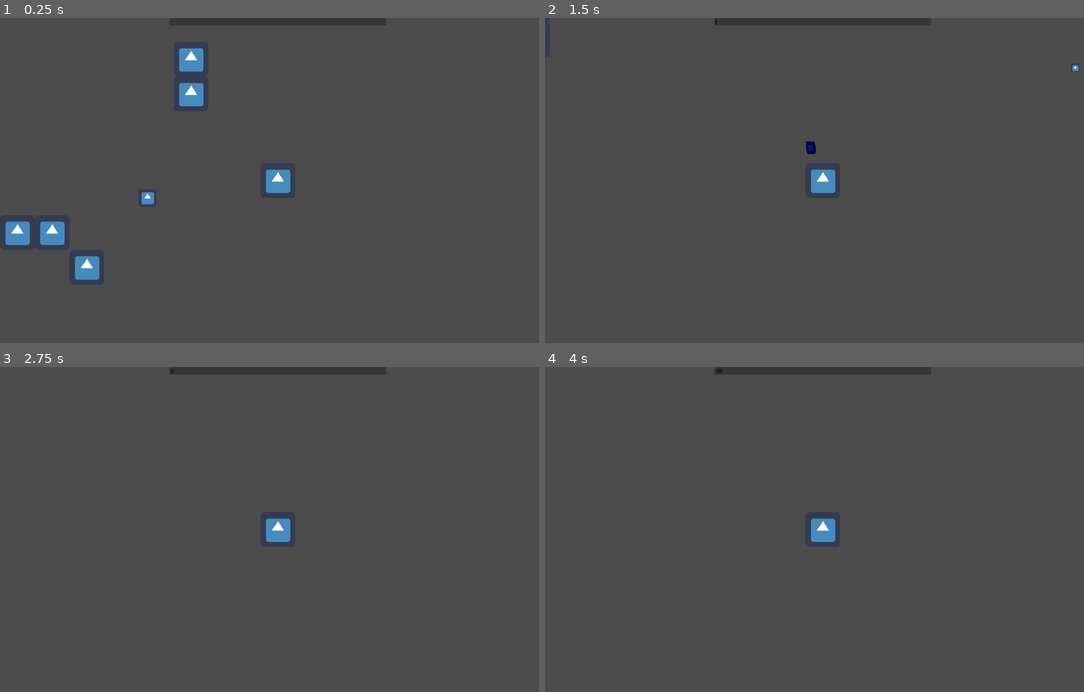
Above: before the commit, frames 1-4 (two rows, left to right).
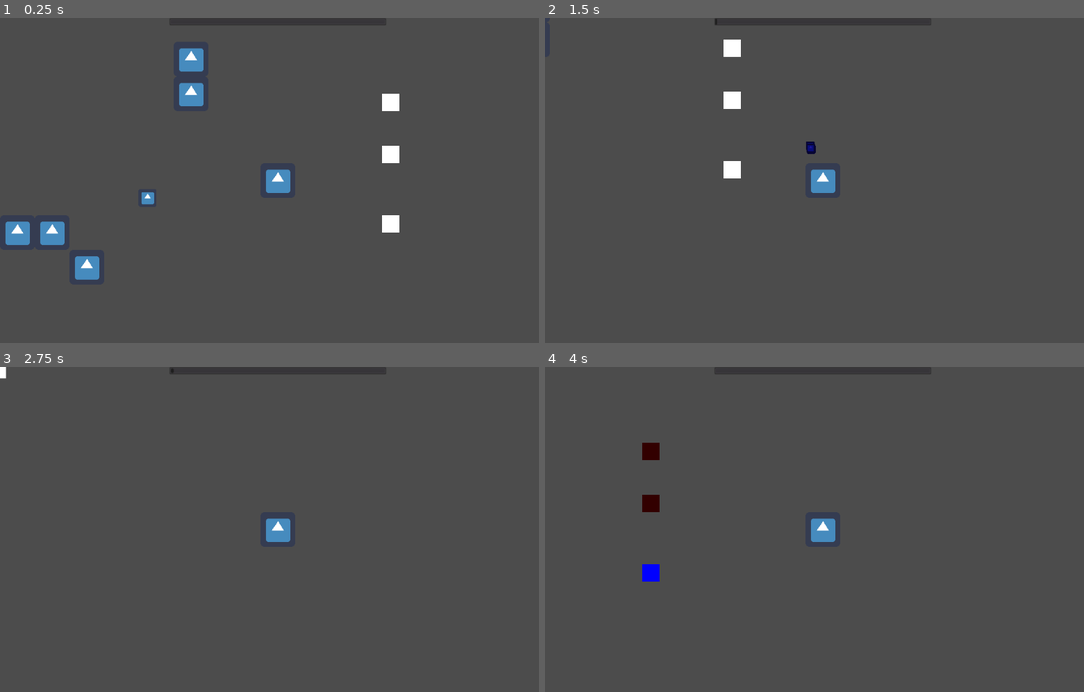
Above: after the commit, the same moments.

Repository: ljweeks/KSU_Fall2022GameJam
Game: Godot game, scene res://test.tscn
The game is run twice, just before and just after one commit, with the same random seed, the same clock (stepped at 60 frames per second) and the same inputs. The engine's default icon, where the game draws it, is replaced by a stand-in: a white triangle on a blue panel in a dark square.
Inputs (mouse positions are in pixels of both pictures, inside the frame that each line leads up to):
- Up to frame 1 (0.25 s): no input
- Up to frame 2 (1.5 s): tap Enter at 0.5 s; move the mouse to (943, 164) at 0.52 s; hold D (player_right) 0.53-1.28 s; click (943, 164) at 0.6 s; move the mouse to (712, 196) at 1.27 s; hold S (player_down) from 1.28 s (still down); right-click (712, 196) at 1.35 s
- Up to frame 3 (2.75 s): move the mouse to (334, 458) at 2.02 s; release S (player_down) at 2.03 s; hold D (player_right) from 2.03 s (still down); click (334, 458) at 2.1 s
- Up to frame 4 (4 s): move the mouse to (792, 594) at 2.77 s; release D (player_right) at 2.78 s; hold W (player_up) 2.78-3.53 s; right-click (792, 594) at 2.85 s; tap Space at 3.5 s; move the mouse to (986, 578) at 3.52 s; hold A (player_left) from 3.53 s (still down); click (986, 578) at 3.6 s

The runs differ from the first frame. In frame 1, 0.5% of the frame differs, in the area x 70-75%, y 23-67%; in frame 2, 0.5%, in the area x 33-99%, y 6-50%; in frame 3, less than 0.1%; in frame 4, 0.5%.

Commit message:
basic pipes implemented

Diff:
--- a/GameRunner.gd
+++ b/GameRunner.gd
@@ -4,7 +4,7 @@
 # Declare member variables here. Examples:
 # var a = 2
 # var b = "text"
-
+var maxTemp = 100
 
 # Called when the node enters the scene tree for the first time.
 func _ready():
@@ -18,4 +18,8 @@
 	tick += delta
 	if(tick > tickRate):
 		overload += 1
+		if(overload > maxTemp):
+			overload = maxTemp
+		elif(overload < 0):
+			overload = 0
 		tick = 0
--- a/Player.gd
+++ b/Player.gd
@@ -48,7 +48,6 @@
 	bullet.global_position = $ShootPoint.global_position
 	bullet.look_at(bullet.global_position + bullet.direction)
 	bullet.direction = (get_global_mouse_position() - bullet.global_position).normalized()
-
 	var impulseDir = Vector2(bullet.direction.x, bullet.direction.y)
 	bullet.apply_central_impulse(impulseDir*bulletSpeed)
 	get_parent().add_child(bullet)
--- /dev/null
+++ b/Tiles/Pipe.gd
@@ -0,0 +1,31 @@
+extends StaticBody2D
+
+
+# Declare member variables here. Examples:
+# var a = 2
+# var b = "text"
+onready var Game = get_node("/root/Game")
+export (float) var baseHeat = -7.5
+export (float) var maxHeat = 5
+
+# Called when the node enters the scene tree for the first time.
+func _ready():
+	pass # Replace with function body.
+
+var thisHeat : float = 0
+export (float) var tickRate = 3
+var tick = 0
+func _process(delta):
+	tick += delta
+	if(tick > tickRate):
+		tick = 0
+		Game.overload += thisHeat
+		thisHeat += 1
+		if(thisHeat > maxHeat):
+			thisHeat = maxHeat
+		$Sprite.modulate = Color((thisHeat/5), 0, (-thisHeat/5))
+
+func freeze():
+	thisHeat -= 3
+	if(thisHeat < baseHeat):
+		thisHeat = baseHeat
--- /dev/null
+++ b/Tiles/Pipe.tscn
@@ -0,0 +1,16 @@
+[gd_scene load_steps=4 format=2]
+
+[ext_resource path="res://Tiles/Pipe.gd" type="Script" id=1]
+[ext_resource path="res://white.png" type="Texture" id=2]
+
+[sub_resource type="RectangleShape2D" id=1]
+extents = Vector2( 16, 16 )
+
+[node name="Pipe" type="StaticBody2D"]
+script = ExtResource( 1 )
+
+[node name="CollisionShape2D" type="CollisionShape2D" parent="."]
+shape = SubResource( 1 )
+
+[node name="Sprite" type="Sprite" parent="."]
+texture = ExtResource( 2 )
--- a/test.tscn
+++ b/test.tscn
@@ -1,10 +1,11 @@
-[gd_scene load_steps=6 format=2]
+[gd_scene load_steps=7 format=2]
 
 [ext_resource path="res://Player/Player.tscn" type="PackedScene" id=1]
 [ext_resource path="res://Tiles/basicWall.tscn" type="PackedScene" id=2]
 [ext_resource path="res://Interactables/PowerObjects/Base/Battery.tscn" type="PackedScene" id=3]
 [ext_resource path="res://Tiles/Game.tscn" type="PackedScene" id=4]
 [ext_resource path="res://Tiles/ProgressBar.tscn" type="PackedScene" id=5]
+[ext_resource path="res://Tiles/Pipe.tscn" type="PackedScene" id=6]
 
 [node name="Node2D" type="Node2D"]
 
@@ -76,3 +77,12 @@
 gravity_scale = 0.0
 
 [node name="Game" parent="." instance=ExtResource( 4 )]
+
+[node name="Pipe" parent="." instance=ExtResource( 6 )]
+position = Vector2( 208, -144 )
+
+[node name="Pipe2" parent="." instance=ExtResource( 6 )]
+position = Vector2( 208, -48 )
+
+[node name="Pipe3" parent="." instance=ExtResource( 6 )]
+position = Vector2( 208, 80 )
